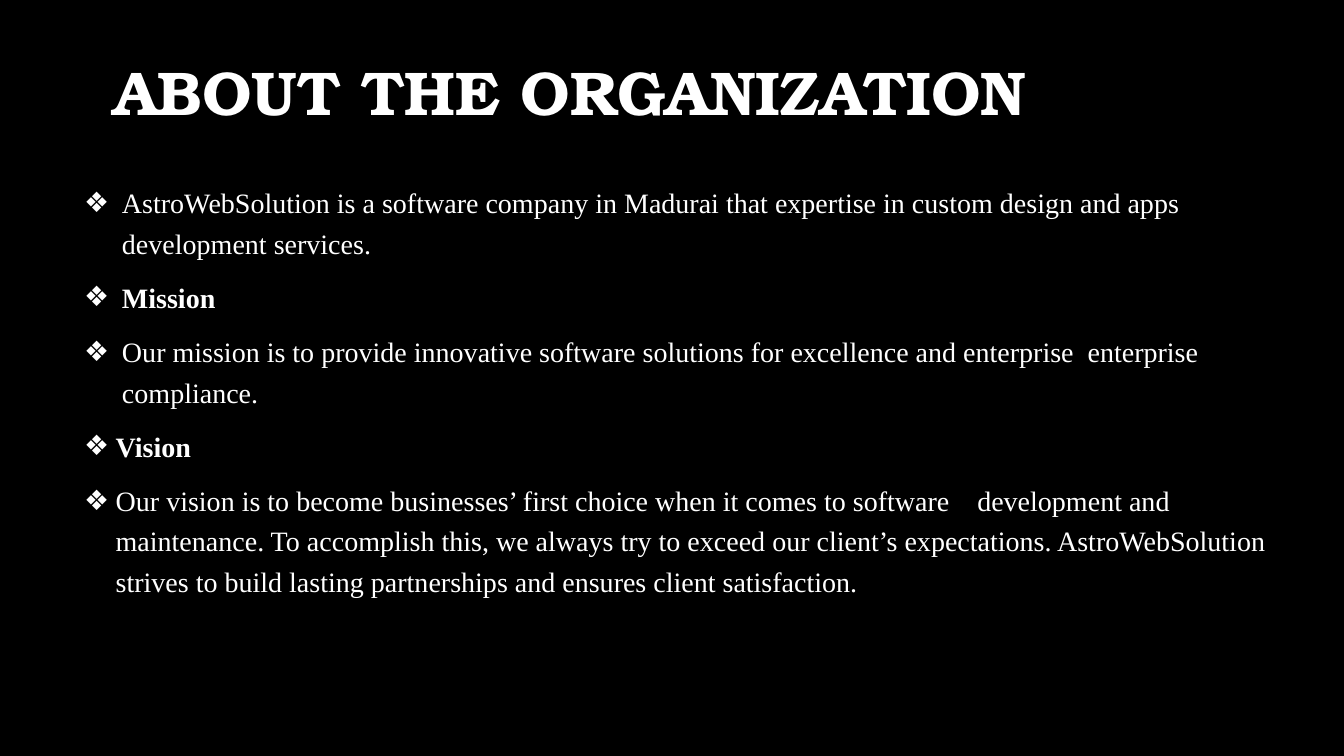
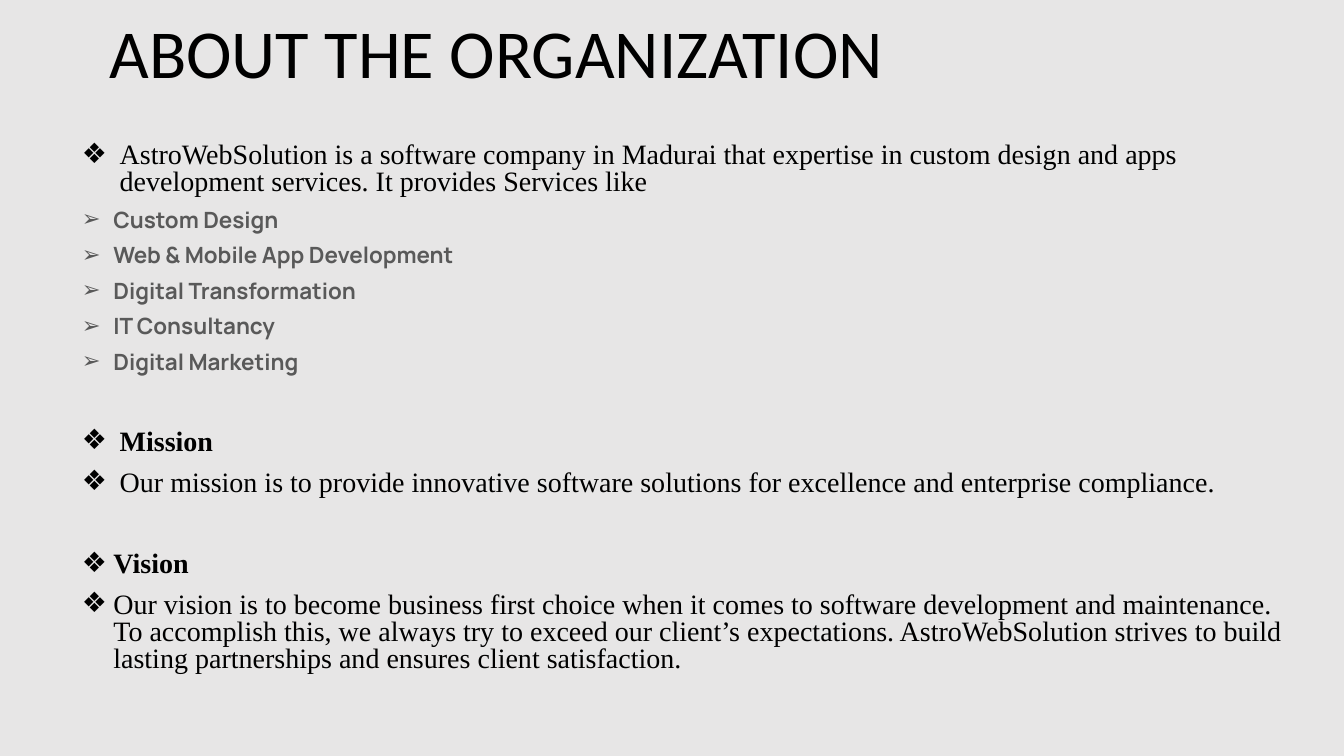
Before and after one commit to BALAJIJ-J/Review1-Documents, a slide deck: slide 3 of 20Y005-Review 1.pptx. Drawn at 1344x756 pixels with LibreOffice and Linux fonts; fonts in the diff are those of the drawing; background and template pictures are left out. Boxes give left, top, right and bottom in pixels: in the first picture for what was removed or moved away, otherwise in the second. Text is boxed around its words. In the diff, an @@ line names an element or a change of style, - is before the commit and + after.

```diff
--- a/20Y005-Review 1.pptx
+++ b/20Y005-Review 1.pptx
@@ background picture (left out) to #E7E6E6 @@
@@ title "ABOUT THE ORGANIZATION": place and size @@
-title "ABOUT THE ORGANIZATION" at (113, 72, 1026, 116)
+title "ABOUT THE ORGANIZATION" at (110, 33, 883, 79)
@@ title "ABOUT THE ORGANIZATION" at (110, 33, 883, 79): size 44.1 to 49 pt, font TeX Gyre Bonum to Calibri, text colour #FFFFFF to #000000, bold off @@
@@ subtitle "AstroWebSolution is a software company ...": place and size @@
-subtitle "AstroWebSolution is a software company ..." at (116, 193, 1265, 597)
+subtitle "AstroWebSolution is a software company ..." at (113, 144, 1282, 674)
@@ subtitle at (113, 144, 1176, 376): text changed; text colour #FFFFFF to #000000 @@
-❖ AstroWebSolution is a software company in Madurai that expertise in custom design and apps development services.
+❖ AstroWebSolution is a software company in Madurai that expertise in custom design and apps development services. It provides Services like
+➢ Custom Design
+➢ Web & Mobile App Development
+➢ Digital Transformation
+➢ IT Consultancy
+➢ Digital Marketing
@@ subtitle at (113, 431, 213, 574): text colour #FFFFFF to #000000 in "Mission", "Vision"; line spacing 1.2 to 0.8 @@
@@ subtitle at (120, 472, 1214, 497): text changed; text colour #FFFFFF to #000000 @@
-❖ Our mission is to provide innovative software solutions for excellence and enterprise enterprise compliance.
+❖ Our mission is to provide innovative software solutions for excellence and enterprise compliance.
@@ subtitle at (113, 594, 1282, 674): text changed; text colour #FFFFFF to #000000 @@
-❖ Our vision is to become businesses’ first choice when it comes to software development and maintenance. To accomplish this, we always try to exceed our client’s expectations. AstroWebSolution strives to build lasting partnerships and ensures client satisfaction.
+❖ Our vision is to become business first choice when it comes to software development and maintenance. To accomplish this, we always try to exceed our client’s expectations. AstroWebSolution strives to build lasting partnerships and ensures client satisfaction.
```
Also in this commit, not shown: 14 other slides changed, 4 slides added, 1 slide removed, 3 other files.
